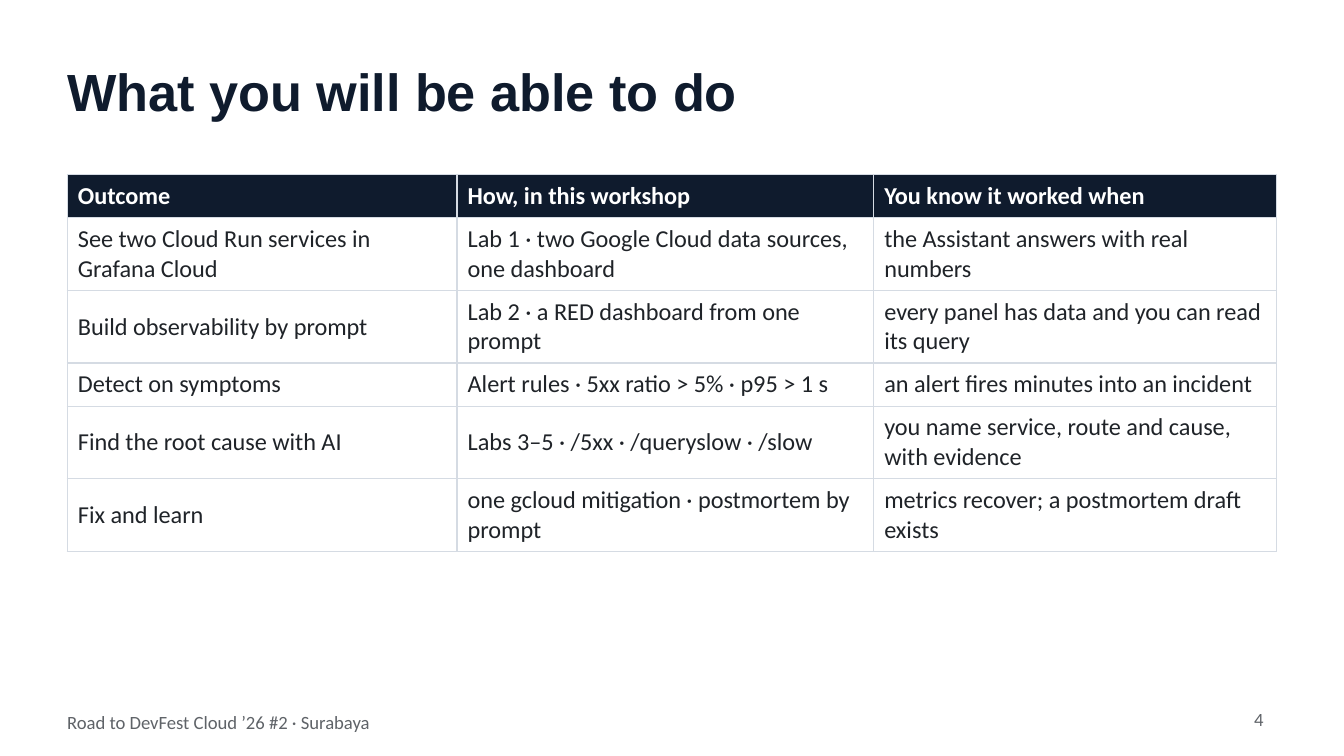
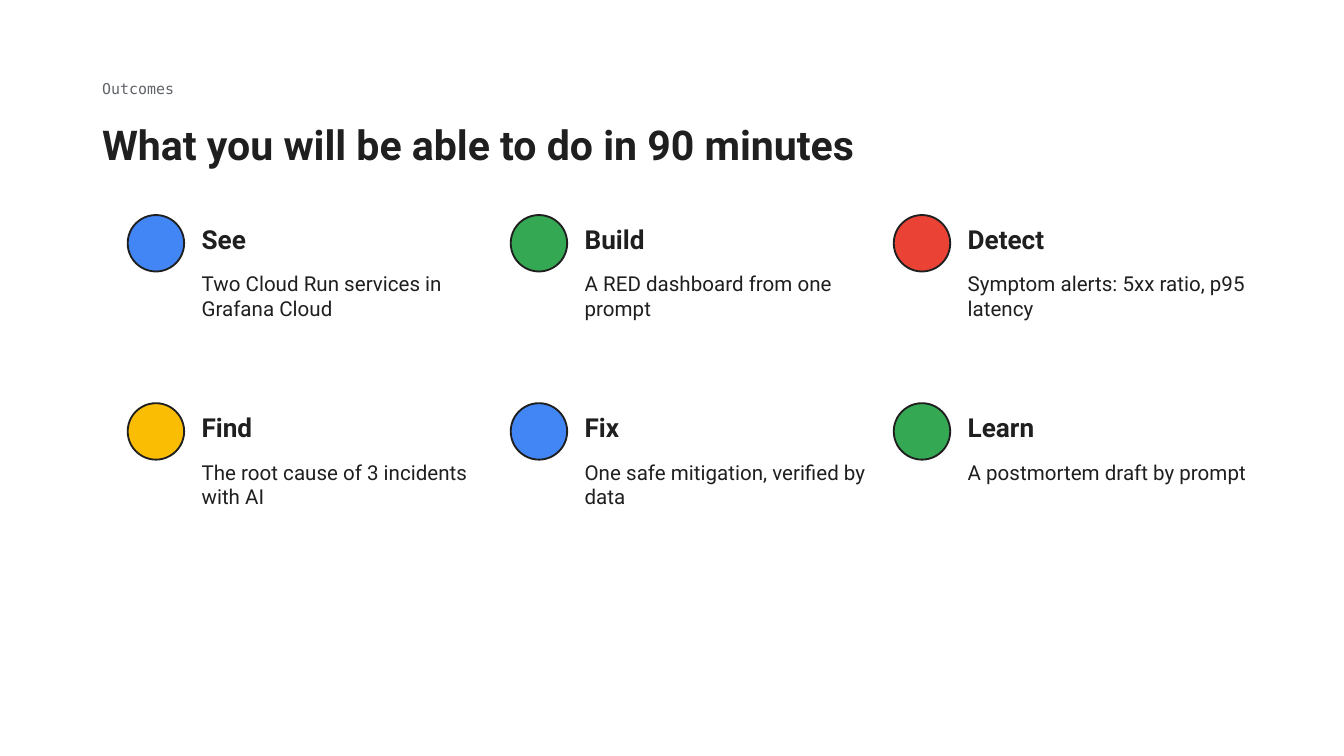
Before and after one commit to islamyakin/demo-roadtodevfest26-sby-2, a slide deck: slide 3 of slides/workshop.pptx (slide 4 before the commit). Drawn at 1344x756 pixels with LibreOffice and Linux fonts; fonts in the diff are those of the drawing; background and template pictures are left out. Boxes give left, top, right and bottom in pixels: in the first picture for what was removed or moved away, otherwise in the second. Text is boxed around its words. In the diff, an @@ line names an element or a change of style, - is before the commit and + after.

Commit message:
Deck on the Road to DevFest template; Terraform is Google Cloud only for now
- slides/workshop.pptx + .pdf rebuilt on the DevFest template backgrounds,
  Google Sans and Roboto Mono, 20 slides.
- The Grafana Cloud side moves to infra/grafana.tf.disabled. It no longer
  needs service-account keys (the org forbids them): a small Cloud Run job
  (infra/tokensync.py) writes a short-lived token into both data sources.
- Inputs live in infra/variables.tf.

```diff
--- a/slides/workshop.pptx
+++ b/slides/workshop.pptx
@@ text added at [102,83,174,94], 8 pt, text #5F6368 @@
+Outcomes
@@ title at [102,129,854,169]: text changed; size 28 to 22 pt; font Arial to Roboto; text colour #0F1B2D to #1F1F1F @@
-What you will be able to do
+What you will be able to do in 90 minutes
@@ table removed at [67,175,1277,546], 6 rows, 3 columns @@
-Outcome | How, in this workshop | You know it worked when
-See two Cloud Run services in Grafana Cloud | Lab 1 · two Google Cloud data sources, one dashboard | the Assistant answers with real numbers
-Build observability by prompt | Lab 2 · a RED dashboard from one prompt | every panel has data and you can read its query
-Detect on symptoms | Alert rules · 5xx ratio > 5% · p95 > 1 s | an alert fires minutes into an incident
-Find the root cause with AI | Labs 3–5 · /5xx · /queryslow · /slow | you name service, route and cause, with evidence
-Fix and learn | one gcloud mitigation · postmortem by prompt | metrics recover; a postmortem draft exists
@@ ellipse added at [128,215,184,271], fill #4285F4, outline #1F1F1F 1 pt @@
@@ text added at [202,230,246,250], 14 pt, text #1F1F1F, bold @@
+See
@@ ellipse added at [511,215,567,271], fill #34A853, outline #1F1F1F 1 pt @@
@@ text added at [585,229,645,250], 14 pt, text #1F1F1F, bold @@
+Build
@@ ellipse added at [894,215,950,271], fill #EA4335, outline #1F1F1F 1 pt @@
@@ text added at [968,230,1045,250], 14 pt, text #1F1F1F, bold @@
+Detect
@@ text added at [202,275,441,317], 11 pt, text #1F1F1F @@
+Two Cloud Run services in Grafana Cloud
@@ text added at [585,275,832,320], 11 pt, text #1F1F1F @@
+A RED dashboard from one prompt
@@ text added at [968,275,1245,321], 11 pt, text #1F1F1F @@
+Symptom alerts: 5xx ratio, p95 latency
@@ ellipse added at [128,403,184,460], fill #FBBC04, outline #1F1F1F 1 pt @@
@@ text added at [202,417,253,438], 14 pt, text #1F1F1F, bold @@
+Find
@@ ellipse added at [511,403,567,460], fill #4285F4, outline #1F1F1F 1 pt @@
@@ text added at [585,417,620,437], 14 pt, text #1F1F1F, bold @@
+Fix
@@ ellipse added at [894,403,950,460], fill #34A853, outline #1F1F1F 1 pt @@
@@ text added at [968,418,1035,438], 14 pt, text #1F1F1F, bold @@
+Learn
@@ text added at [202,464,467,504], 11 pt, text #1F1F1F @@
+The root cause of 3 incidents with AI
@@ text added at [585,464,865,504], 11 pt, text #1F1F1F @@
+One safe mitigation, verified by data
@@ text added at [968,464,1245,485], 11 pt, text #1F1F1F @@
+A postmortem draft by prompt
@@ text removed at [67,716,370,732] @@
-Road to DevFest Cloud ’26 #2 · Surabaya
@@ page number removed at [1254,714,1263,726] @@
-4
```
Also in this commit, not shown: 11 other slides changed, 8 slides added, 5 slides removed, 8 other files.
